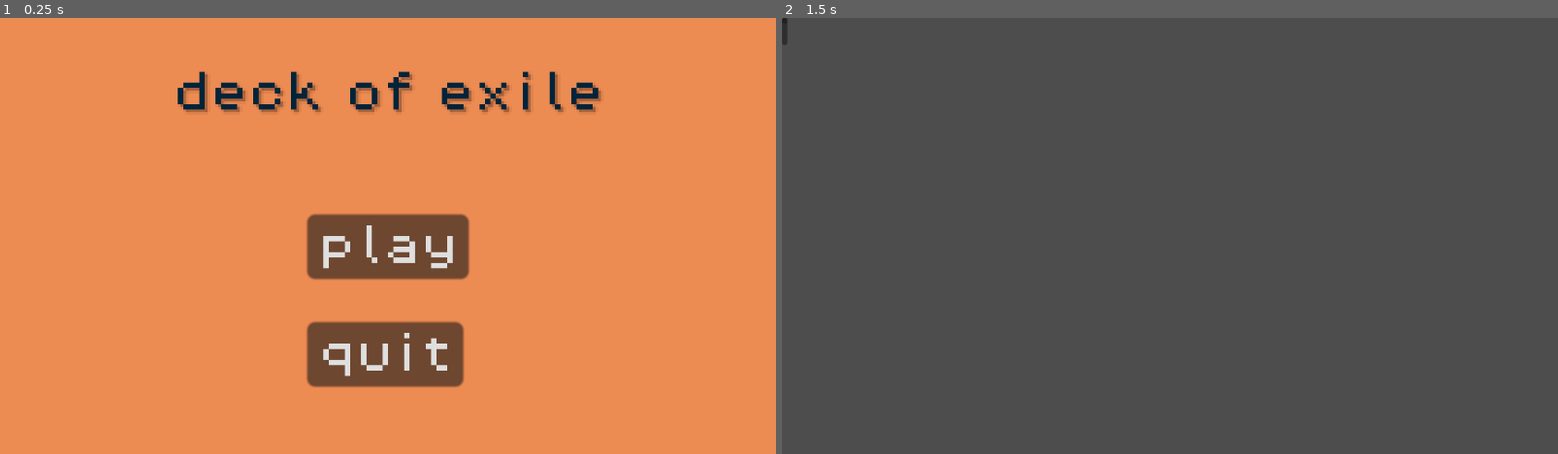
Above: before the commit, frames 1-2 (left to right).
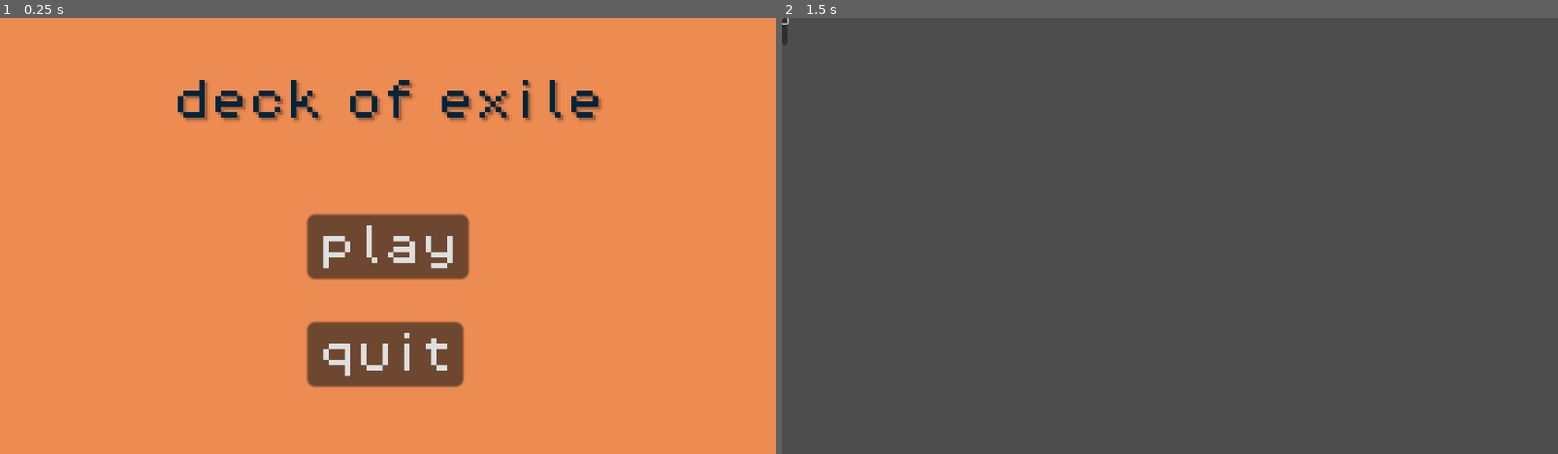
Above: after the commit, the same moments.

Repository: QAD6675/majorJam
Game: Godot game, scene res://scenes/MainMenu.tscn
Two runs of this game, one before a commit and one after it. Both use one fixed random seed, a clock stepped at 60 frames per second and the inputs below.
Inputs (mouse positions are in pixels of both pictures, inside the frame that each line leads up to):
- Up to frame 1 (0.25 s): no input
- Up to frame 2 (1.5 s): click "play" at 0.5 s; click (782, 22) at 1.27 s

The runs differ from the first frame. In frame 1, 2.2% of the frame differs, in the area x 22-78%, y 12-24%; in frame 2, less than 0.1%.
Error in both runs: Invalid assignment of property or key 'effects' with value of type 'Dictionary' on a base object of type 'Resource (CardData)'. (res://scripts/deck_manager.gd:…

Commit message:
damn

Diff:
--- a/data/enemies.json
+++ b/data/enemies.json
@@ -0,0 +1,158 @@
+{
+  "enemies": [
+	{
+	  "id": "GruntBandit",
+	  "name": "Grunt Bandit",
+	  "max_hp": 30,
+	  "intent_cycle": [
+		{ "type": "attack", "value": 6 },
+		{ "type": "block", "value": 5 },
+		{ "type": "attack", "value": 8 }
+	  ]
+	},
+	{
+	  "id": "WraithOfDoubt",
+	  "name": "Wraith of Doubt",
+	  "max_hp": 28,
+	  "intent_cycle": [
+		{ "type": "inflict", "status": "weak", "value": 2 },
+		{ "type": "attack", "value": 7 },
+		{ "type": "block", "value": 4 }
+	  ]
+	},
+	{
+	  "id": "RulebreakerScout",
+	  "name": "Rulebreaker Scout",
+	  "max_hp": 35,
+	  "intent_cycle": [
+		{ "type": "attack", "value": 5 },
+		{ "type": "attack", "value": 5 },
+		{ "type": "inflict", "status": "vulnerable", "value": 2 }
+	  ]
+	},
+	{
+	  "id": "ToxicHermit",
+	  "name": "Toxic Hermit",
+	  "max_hp": 36,
+	  "intent_cycle": [
+		{ "type": "inflict", "status": "poison", "value": 3 },
+		{ "type": "block", "value": 6 },
+		{ "type": "attack", "value": 4 }
+	  ]
+	},
+	{
+	  "id": "CarrionWeaver",
+	  "name": "Carrion Weaver",
+	  "max_hp": 25,
+	  "intent_cycle": [
+		{ "type": "attack", "value": 4 },
+		{ "type": "attack", "value": 4 },
+		{ "type": "inflict", "status": "weak", "value": 1 }
+	  ]
+	},
+	{
+	  "id": "ArcaneSentinel",
+	  "name": "Arcane Sentinel",
+	  "max_hp": 33,
+	  "intent_cycle": [
+		{ "type": "attack", "value": 5, "status": { "status": "mana_leak", "value": 1 } },
+		{ "type": "block", "value": 5 },
+		{ "type": "attack", "value": 6 }
+	  ]
+	},
+	{
+	  "id": "NullAssassin",
+	  "name": "Null Assassin",
+	  "max_hp": 40,
+	  "intent_cycle": [
+		{ "type": "attack", "value": 10 },
+		{ "type": "inflict", "status": "vulnerable", "value": 2 },
+		{ "type": "block", "value": 8 }
+	  ]
+	},
+	{
+	  "id": "BoneShaper",
+	  "name": "Bone Shaper",
+	  "max_hp": 30,
+	  "intent_cycle": [
+		{ "type": "block", "value": 2 },
+		{ "type": "attack", "value": 8, "scope": "aoe" },
+		{ "type": "block", "value": 3 }
+	  ]
+	},
+	{
+	  "id": "WanderingMercenary",
+	  "name": "Wandering Mercenary",
+	  "max_hp": 40,
+	  "intent_cycle": [
+		{ "type": "attack", "value": 6, "times": 2 },
+		{ "type": "heal", "value": 5 },
+		{ "type": "attack", "value": 6, "times": 2 }
+	  ]
+	},
+	{
+	  "id": "SteelSpinedKnight",
+	  "name": "Steel-Spined Knight",
+	  "max_hp": 50,
+	  "intent_cycle": [
+		{ "type": "block", "value": 15 },
+		{ "type": "attack", "value": 9 },
+		{ "type": "block", "value": 10 }
+	  ]
+	},
+	{
+	  "id": "RitualAcolyte",
+	  "name": "Ritual Acolyte",
+	  "max_hp": 45,
+	  "intent_cycle": [
+		{ "type": "inflict", "status": "hex", "value": 1 },
+		{ "type": "attack", "value": 8, "scope": "self_explode" },
+		{ "type": "inflict", "status": "hex", "value": 1 }
+	  ]
+	},
+	{
+	  "id": "ChronoWarden",
+	  "name": "Chrono Warden",
+	  "max_hp": 70,
+	  "intent_cycle": [
+		{ "type": "attack", "value": 10 },
+		{ "type": "state_change", "subtype": "rewind" },
+		{ "type": "attack", "value": 10 },
+		{ "type": "inflict", "status": "skip_draw", "value": 1 }
+	  ]
+	},
+	{
+	  "id": "OmenOfConsumption",
+	  "name": "Omen of Consumption",
+	  "max_hp": 80,
+	  "intent_cycle": [
+		{ "type": "attack", "value": 12 },
+		{ "type": "inflict", "status": "poison", "value": 5 },
+		{ "type": "attack", "value": 6 },
+		{ "type": "block", "value": 10 }
+	  ]
+	},
+	{
+	  "id": "EyeOfSuppression",
+	  "name": "Eye of Suppression",
+	  "max_hp": 90,
+	  "intent_cycle": [
+		{ "type": "inflict", "status": "weak", "value": 3 },
+		{ "type": "attack", "value": 8 },
+		{ "type": "inflict", "status": "vulnerable", "value": 3 },
+		{ "type": "block", "value": 8 }
+	  ]
+	},
+	{
+	  "id": "JudgeOfSheol",
+	  "name": "Judge of Sheol",
+	  "max_hp": 100,
+	  "intent_cycle": [
+		{ "type": "attack", "value": 14 },
+		{ "type": "block", "value": 12 },
+		{ "type": "inflict", "status": "weak", "value": 2 },
+		{ "type": "attack", "value": 10 }
+	  ]
+	}
+  ]
+}
--- a/data/map.json
+++ b/data/map.json
@@ -0,0 +1,49 @@
+[
+  {
+	"biome": "Outskirts",
+	"nodes": [
+	  { "type": "combat", "enemies": ["GruntBandit", "WraithOfDoubt", "GruntBandit"] },
+	  { "type": "combat", "enemies": ["WraithOfDoubt", "GruntBandit", "WraithOfDoubt"] },
+	  { "type": "combat", "enemies": ["RulebreakerScout", "GruntBandit", "WraithOfDoubt"] },
+	  { "type": "event" }
+	]
+  },
+  {
+	"biome": "Wastes",
+	"nodes": [
+	  { "type": "combat", "enemies": ["ToxicHermit", "CarrionWeaver", "ArcaneSentinel"] },
+	  { "type": "combat", "enemies": ["CarrionWeaver", "ToxicHermit", "CarrionWeaver"] },
+	  { "type": "combat", "enemies": ["WraithOfDoubt", "ArcaneSentinel", "RulebreakerScout"] },
+	  { "type": "event" }
+	]
+  },
+  {
+	"biome": "Ruins",
+	"nodes": [
+	  { "type": "combat", "enemies": ["NullAssassin", "ToxicHermit", "BoneShaper"] },
+	  { "type": "combat", "enemies": ["BoneShaper", "WanderingMercenary", "CarrionWeaver"] },
+	  { "type": "combat", "enemies": ["NullAssassin", "BoneShaper", "WraithOfDoubt"] },
+	  { "type": "event" }
+	]
+  },
+  {
+	"biome": "CitadelOutskirts",
+	"nodes": [
+	  { "type": "combat", "enemies": ["SteelSpinedKnight", "RitualAcolyte", "WanderingMercenary"] },
+	  { "type": "combat", "enemies": ["RitualAcolyte", "SteelSpinedKnight", "BoneShaper"] },
+	  { "type": "combat", "enemies": ["ChronoWarden", "SteelSpinedKnight", "RitualAcolyte"] },
+	  { "type": "event" }
+	]
+  },
+  {
+	"biome": "Citadel",
+	"nodes": [
+	  { "type": "event" },
+	  { "type": "boss", "enemies": ["OmenOfConsumption"] },
+	  { "type": "event" },
+	  { "type": "boss", "enemies": ["EyeOfSuppression"] },
+	  { "type": "event" },
+	  { "type": "boss", "enemies": ["JudgeOfSheol"] }
+	]
+  }
+]
--- a/scenes/MainMenu.tscn
+++ b/scenes/MainMenu.tscn
@@ -38,6 +38,9 @@
 theme_override_colors/font_color = Color(0, 0.141176, 0.231373, 1)
 theme_override_colors/font_shadow_color = Color(0, 0, 0, 0.227451)
 text = "deck of exile"
+horizontal_alignment = 1
+vertical_alignment = 1
+autowrap_mode = 2
 
 [node name="Camera2D" type="Camera2D" parent="."]
 zoom = Vector2(4, 4)
--- a/scenes/combat_handler.tscn
+++ b/scenes/combat_handler.tscn
@@ -1,9 +1,11 @@
-[gd_scene load_steps=3 format=3 uid="uid://2otejer28j4r"]
+[gd_scene load_steps=4 format=3 uid="uid://2otejer28j4r"]
 
+[ext_resource type="Script" uid="uid://dvvcog7o1hdd2" path="res://scripts/combat_handler.gd" id="1_kyhno"]
 [ext_resource type="PackedScene" uid="uid://b15u0crnue0dr" path="res://scenes/player.tscn" id="1_nkywk"]
 [ext_resource type="PackedScene" uid="uid://c6vlkvp2lqakt" path="res://scenes/enemy.tscn" id="2_kyhno"]
 
 [node name="combatHandler" type="Node2D"]
+script = ExtResource("1_kyhno")
 
 [node name="Player" parent="." instance=ExtResource("1_nkywk")]
 
--- a/scenes/fx_manager.tscn
+++ /dev/null
@@ -1,3 +0,0 @@
-[gd_scene format=3 uid="uid://du28yn6whckw"]
-
-[node name="FXManager" type="Node2D"]
--- a/scenes/main_game.tscn
+++ b/scenes/main_game.tscn
@@ -1,34 +1,52 @@
-[gd_scene load_steps=10 format=3 uid="uid://doxr8kyciuljj"]
+[gd_scene load_steps=12 format=3 uid="uid://doxr8kyciuljj"]
 
 [ext_resource type="PackedScene" uid="uid://d33lh05qo0p8f" path="res://scenes/map_handler.tscn" id="1_72e8q"]
 [ext_resource type="PackedScene" uid="uid://2otejer28j4r" path="res://scenes/combat_handler.tscn" id="1_s3esy"]
+[ext_resource type="Script" uid="uid://cohhscsonyjje" path="res://scripts/map_handler.gd" id="2_nqdth"]
 [ext_resource type="PackedScene" uid="uid://bquantxe37elp" path="res://scenes/non_combat_handler.tscn" id="3_0rdsr"]
-[ext_resource type="PackedScene" uid="uid://4m0m1rop4fbe" path="res://scenes/rewards_handler.tscn" id="4_70vka"]
 [ext_resource type="PackedScene" uid="uid://dg2ie81inyyw7" path="res://scenes/ui_overlay.tscn" id="4_ipu61"]
+[ext_resource type="Script" uid="uid://bv4y071qn3moy" path="res://scripts/rewards_handler.gd" id="5_5cypo"]
+[ext_resource type="Script" uid="uid://cvkwt21qusglf" path="res://scripts/non_combat_handler.gd" id="5_o6v7o"]
 [ext_resource type="Script" uid="uid://cw50t0y3dgch7" path="res://scripts/game_state.gd" id="5_ygxny"]
 [ext_resource type="PackedScene" uid="uid://bcg4depkfc1vn" path="res://scenes/card.tscn" id="6_70vka"]
-[ext_resource type="PackedScene" uid="uid://du28yn6whckw" path="res://scenes/fx_manager.tscn" id="6_wi4c7"]
+[ext_resource type="Script" uid="uid://ca63h4j23ylxt" path="res://scripts/card_zone.gd" id="6_nqdth"]
 [ext_resource type="Script" uid="uid://d26a5nyybwfpo" path="res://scripts/deck_manager.gd" id="8_2l77h"]
 
 [node name="mainGame" type="Node2D"]
 
 [node name="mapHandler" parent="." instance=ExtResource("1_72e8q")]
 unique_name_in_owner = true
+script = ExtResource("2_nqdth")
 
 [node name="combatHandler" parent="." instance=ExtResource("1_s3esy")]
 unique_name_in_owner = true
 
 [node name="nonCombatHandler" parent="." instance=ExtResource("3_0rdsr")]
 unique_name_in_owner = true
+script = ExtResource("5_o6v7o")
 
-[node name="RewardsHandler" parent="." instance=ExtResource("4_70vka")]
+[node name="RewardsHandler" type="Node2D" parent="."]
 unique_name_in_owner = true
+script = ExtResource("5_5cypo")
+
+[node name="gameState" type="Node2D" parent="."]
+unique_name_in_owner = true
+script = ExtResource("5_ygxny")
+
+[node name="playerStats" type="ResourcePreloader" parent="gameState"]
+
+[node name="deckManager" type="Node2D" parent="gameState"]
+script = ExtResource("8_2l77h")
+
+[node name="collectiblesManager" type="Node2D" parent="gameState"]
+position = Vector2(0, 2)
 
 [node name="UIOverlay" parent="." instance=ExtResource("4_ipu61")]
 unique_name_in_owner = true
 
-[node name="cardZone" type="Node2D" parent="."]
+[node name="cardZone" type="CanvasLayer" parent="."]
 unique_name_in_owner = true
+script = ExtResource("6_nqdth")
 
 [node name="hand" type="HBoxContainer" parent="cardZone"]
 offset_right = 40.0
@@ -58,17 +76,9 @@
 
 [node name="FXManager" type="Node2D" parent="cardZone"]
 
-[node name="gameState" type="Node2D" parent="."]
-unique_name_in_owner = true
-script = ExtResource("5_ygxny")
-
-[node name="playerStats" type="ResourcePreloader" parent="gameState"]
-
-[node name="deckManager" type="Node2D" parent="gameState"]
-script = ExtResource("8_2l77h")
-
-[node name="collectiblesManager" type="Node2D" parent="gameState"]
-position = Vector2(0, 2)
+[node name="EndTurn" type="Button" parent="cardZone"]
+offset_right = 8.0
+offset_bottom = 8.0
 
 [node name="audioManager" type="AudioStreamPlayer" parent="."]
 unique_name_in_owner = true
@@ -76,7 +86,15 @@
 [node name="transitionHandler" type="CanvasLayer" parent="."]
 unique_name_in_owner = true
 
-[node name="FXManager" parent="." instance=ExtResource("6_wi4c7")]
+[node name="FXManager" type="Node2D" parent="."]
 unique_name_in_owner = true
 
+[connection signal="turnChanged" from="combatHandler" to="gameState/deckManager" method="_on_combat_handler_turn_changed"]
+[connection signal="addCard" from="RewardsHandler" to="gameState/deckManager" method="_on_add_card"]
+[connection signal="phase_changed" from="gameState" to="combatHandler" method="_on_game_state_phase_changed"]
 [connection signal="save" from="gameState" to="gameState/deckManager" method="_on_game_state_save"]
+[connection signal="cardDiscarded" from="gameState/deckManager" to="cardZone" method="_on_deck_manager_card_discarded"]
+[connection signal="cardDrawn" from="gameState/deckManager" to="cardZone" method="_on_deck_manager_card_drawn"]
+[connection signal="exauhstCard" from="cardZone" to="gameState/deckManager" method="_on_card_zone_exauhst_card"]
+[connection signal="playCardFromHand" from="cardZone" to="gameState/deckManager" method="_on_card_zone_play_card_from_hand"]
+[connection signal="pressed" from="cardZone/EndTurn" to="combatHandler" method="_on_end_turn_pressed"]
--- a/scenes/rewards_handler.tscn
+++ /dev/null
@@ -1,3 +0,0 @@
-[gd_scene format=3 uid="uid://4m0m1rop4fbe"]
-
-[node name="RewardsHandler" type="Node2D"]
--- a/scenes/rewards_scene.tscn
+++ /dev/null
@@ -1,7 +0,0 @@
-[gd_scene format=3 uid="uid://e56r0n43o7rq"]
-
-[node name="RewardsScene" type="Control"]
-layout_mode = 3
-anchors_preset = 0
-offset_right = 40.0
-offset_bottom = 40.0
--- /dev/null
+++ b/scripts/card_zone.gd
@@ -0,0 +1,14 @@
+extends Node2D
+#handles cards ui
+#ONLY
+
+signal playCardFromHand(cardIndex:int)#TODO add target here and connect to combat
+signal exauhstCard(cardIndex:int)
+
+
+func _on_deck_manager_card_drawn() -> void:
+	pass # TODO animation
+
+
+func _on_deck_manager_card_discarded(cardIndex: int) -> void:
+	pass # TODO animation
--- /dev/null
+++ b/scripts/combat_handler.gd
@@ -0,0 +1,20 @@
+extends Node2D
+
+#handles the combat phase
+
+enum Turn {player,enemy}
+
+var currentTurn:Turn
+
+signal turnChanged(Turn)
+signal combat_ended()
+
+func _on_game_state_phase_changed(new_phase: Variant) -> void:
+	if new_phase==%gameState.Phase.COMBAT:
+		currentTurn=Turn.player
+		emit_signal("turnChanged",currentTurn)
+
+
+func _on_end_turn_pressed() -> void:
+	currentTurn=Turn.enemy
+	emit_signal("turnChanged",currentTurn)
--- a/scripts/deck_manager.gd
+++ b/scripts/deck_manager.gd
@@ -1,18 +1,20 @@
 extends Node2D
 
-#signals
-signal pilesChanged()
+#handles adding/removing cards from the deck save/load and actions(play/draw/discard/exauhst)
+
+signal cardDrawn()
+signal cardDiscarded(cardIndex:int)
 
 #consts
 const DECK_PATH ="res://data/deck.json"
 const CARDDB_PATH="res://data/cards.json"
 # Deck and piles
-var full_deck: Array = []
-var draw_pile: Array = []
-var discard_pile: Array = []
-var exhaust_pile: Array = []
-var hand: Array = []
-var hand_limit := 6
+@export var full_deck: Array = []
+@export var draw_pile: Array = []
+@export var discard_pile: Array = []
+@export var exhaust_pile: Array = []
+@export var hand: Array = []
+@export var hand_limit := 6
 
 func _ready():
 	load_full_deck_from_json()
@@ -64,31 +66,29 @@
 	draw_pile.shuffle()
 
 # --- Card Drawing and Moving Logic ---
-func draw_card() -> CardData:
-	if hand.size() >= hand_limit:
-		push_warning("Hand limit reached!")
-		return null
+func drawCard() -> void:
 	if len(draw_pile)==0:
 		reshuffle_discard_into_draw_pile()
 		if len(draw_pile)==0:
 			push_warning("No Cards?")
-			return null
+			return
 	var card = draw_pile.pop_front()
 	hand.append(card)
-	return card
+	emit_signal("cardDrawn")
 
 func discard_card(cardIndex: int) -> void:
 	if cardIndex >= 0:
 		discard_pile.append(draw_pile[cardIndex].duplicate())
 		hand.remove_at(cardIndex)
+		emit_signal("cardDiscarded",cardIndex)
 
-func exhaust_card(cardIndex) -> void:
+func _on_card_zone_exauhst_card(cardIndex: int) -> void:
 	if cardIndex >= 0:
 		exhaust_pile.append(draw_pile[cardIndex].duplicate())
 		hand.remove_at(cardIndex)
 
-func play_card(cardIndex: int) -> void:
-#	TODO:play it
+func _on_card_zone_play_card_from_hand(cardIndex: int) -> void:
+#	TODO play it fr
 	discard_card(cardIndex)
 
 func reshuffle_discard_into_draw_pile() -> void:
@@ -96,30 +96,11 @@
 	discard_pile.clear()
 	shuffle_draw_pile()
 
-func add_card(card: CardData) -> void:
+func _on_add_card(card: CardData) -> void:
 	full_deck.append(card)
 
 func remove_card(cardIndex) -> void:
 	full_deck.remove_at(cardIndex)
-
-# --- Querying piles for UI or logic ---
-func get_full_deck() -> Array:
-	return full_deck
-
-func get_draw_pile() -> Array:
-	return draw_pile
-
-func get_discard_pile() -> Array:
-	return discard_pile
-
-func get_exhaust_pile() -> Array:
-	return exhaust_pile
-
-func get_hand() -> Array:
-	return hand
-
-func get_card(cardIndex) -> CardData:
-	return full_deck[cardIndex]
 
 func serialize() -> Array:
 	var full_deck_ids = []
@@ -144,3 +125,11 @@
 		else:
 			break
 	return results
+
+func _on_combat_handler_turn_changed(Turn: Variant) -> void:
+	if Turn==%combatHandler.Turn.player:
+		for i in hand_limit:
+			drawCard()
+	else:
+		for i in len(hand):
+			discard_card(i)
--- a/scripts/game_state.gd
+++ b/scripts/game_state.gd
@@ -1,12 +1,10 @@
 extends Node2D
+
+#directs the game flow
 
 # --- Signals ---
 signal phase_changed(new_phase)
-signal node_advanced(node_phase, loop, node_index)
 signal player_stats_changed(stats)
-signal deck_changed(deck)
-signal collectible_gained(item)
-signal reward_given(reward)
 signal save()
 
 # --- Enums ---
@@ -38,7 +36,7 @@
 	# Example: connect reward/advance events
 	if combat_handler and combat_handler.has_signal("combat_ended"):
 		combat_handler.connect("combat_ended", Callable(self, "_on_combat_ended"))
-	if rewards_handler and rewards_handler.has_signal("rewardss_claimed"):
+	if rewards_handler and rewards_handler.has_signal("rewards_claimed"):
 		rewards_handler.connect("rewards_claimed", Callable(self, "_on_rewards_claimed"))
 	if map_handler and map_handler.has_signal("mapDone"):
 		map_handler.connect("mapDone", Callable(self, "_on_map_done"))
--- /dev/null
+++ b/scripts/map_handler.gd
@@ -0,0 +1,12 @@
+extends Node2D
+
+signal mapDone()
+
+# Called when the node enters the scene tree for the first time.
+func _ready() -> void:
+	pass # Replace with function body.
+
+
+# Called every frame. 'delta' is the elapsed time since the previous frame.
+func _process(delta: float) -> void:
+	pass
--- /dev/null
+++ b/scripts/non_combat_handler.gd
@@ -0,0 +1,12 @@
+extends Node2D
+
+signal event_ended
+
+# Called when the node enters the scene tree for the first time.
+func _ready() -> void:
+	pass # Replace with function body.
+
+
+# Called every frame. 'delta' is the elapsed time since the previous frame.
+func _process(delta: float) -> void:
+	pass
--- a/scripts/quit.gd
+++ b/scripts/quit.gd
@@ -2,7 +2,7 @@
 var firstTime :=true
 
 func _on_pressed() -> void:
-	if not firstTime:
+	if firstTime:
 		$"../title".text="come on at least try it"
 		firstTime=false
 	else:
--- /dev/null
+++ b/scripts/rewards_handler.gd
@@ -0,0 +1,12 @@
+extends Node2D
+
+signal addCard(Card:CardData)
+signal rewards_claimed()
+# Called when the node enters the scene tree for the first time.
+func _ready() -> void:
+	pass # Replace with function body.
+
+
+# Called every frame. 'delta' is the elapsed time since the previous frame.
+func _process(delta: float) -> void:
+	pass
Not shown, added: scripts/card_zone.gd.uid
Not shown, added: scripts/combat_handler.gd.uid
Not shown, added: scripts/map_handler.gd.uid
Not shown, added: scripts/non_combat_handler.gd.uid
Not shown, added: scripts/rewards_handler.gd.uid
